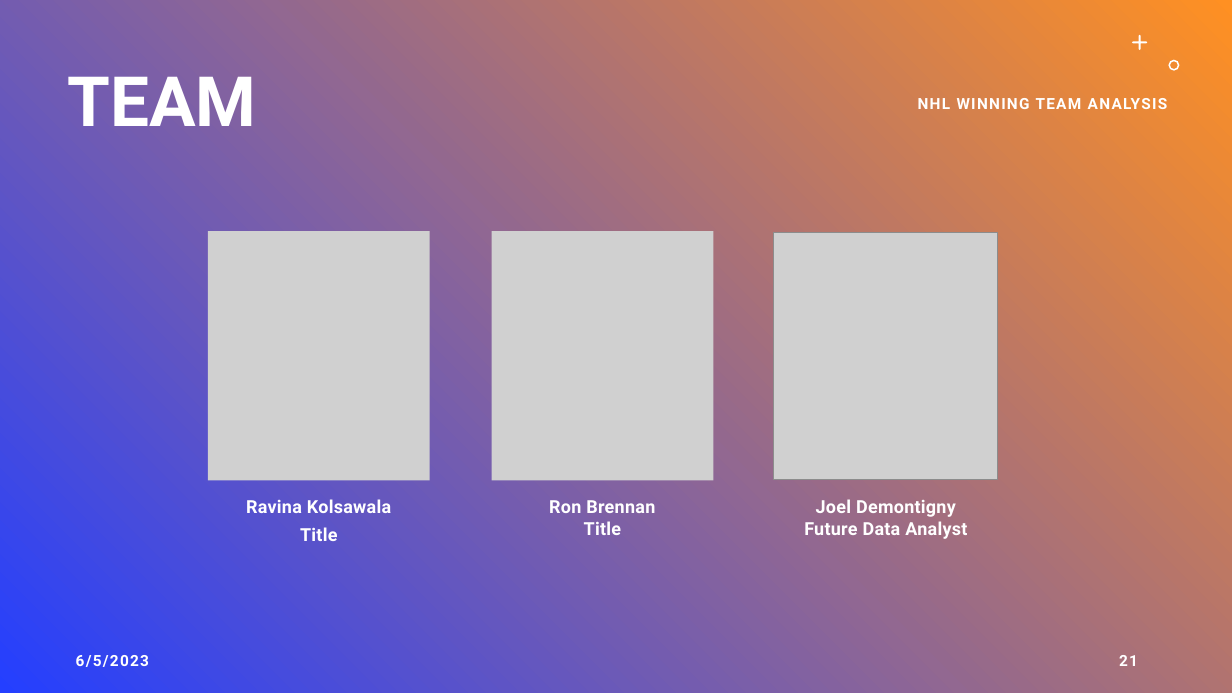
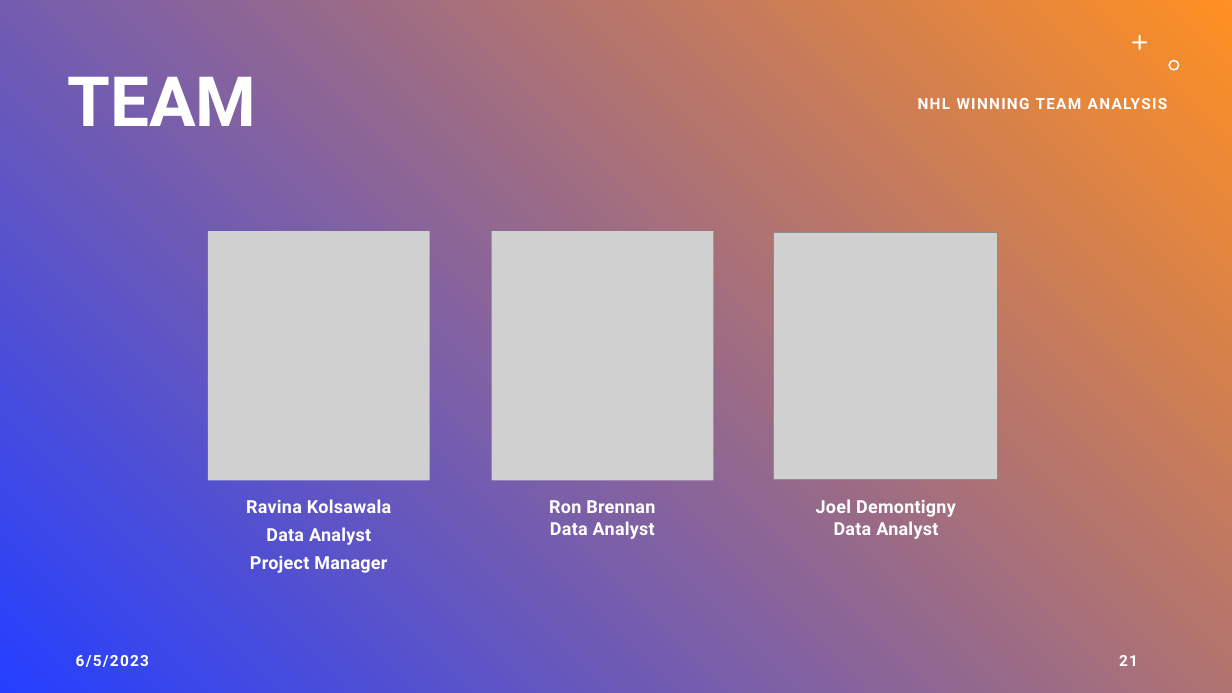
Before and after one commit to rbrennan55/project-sports-analytics-NHL, a slide deck: slide 21 of project-1-nhl.pptx. Drawn at 1232x693 pixels with LibreOffice and Linux fonts; fonts in the diff are those of the drawing; grey boxes stand for pictures. Boxes give left, top, right and bottom in pixels: in the first picture for what was removed or moved away, otherwise in the second. Text is boxed around its words. In the diff, an @@ line names an element or a change of style, - is before the commit and + after.

```diff
--- a/project-1-nhl.pptx
+++ b/project-1-nhl.pptx
@@ text at bbox=[549, 500, 655, 539]: text changed @@
-Ron Brennan
-Title
+Ron Brennan
+Data Analyst
@@ text at bbox=[816, 499, 956, 539]: text changed @@
-Joel Demontigny
-Future Data Analyst
+Joel Demontigny
+Data Analyst
@@ text at bbox=[250, 527, 387, 573]: text changed @@
-Title
+Data Analyst
+Project Manager
```
